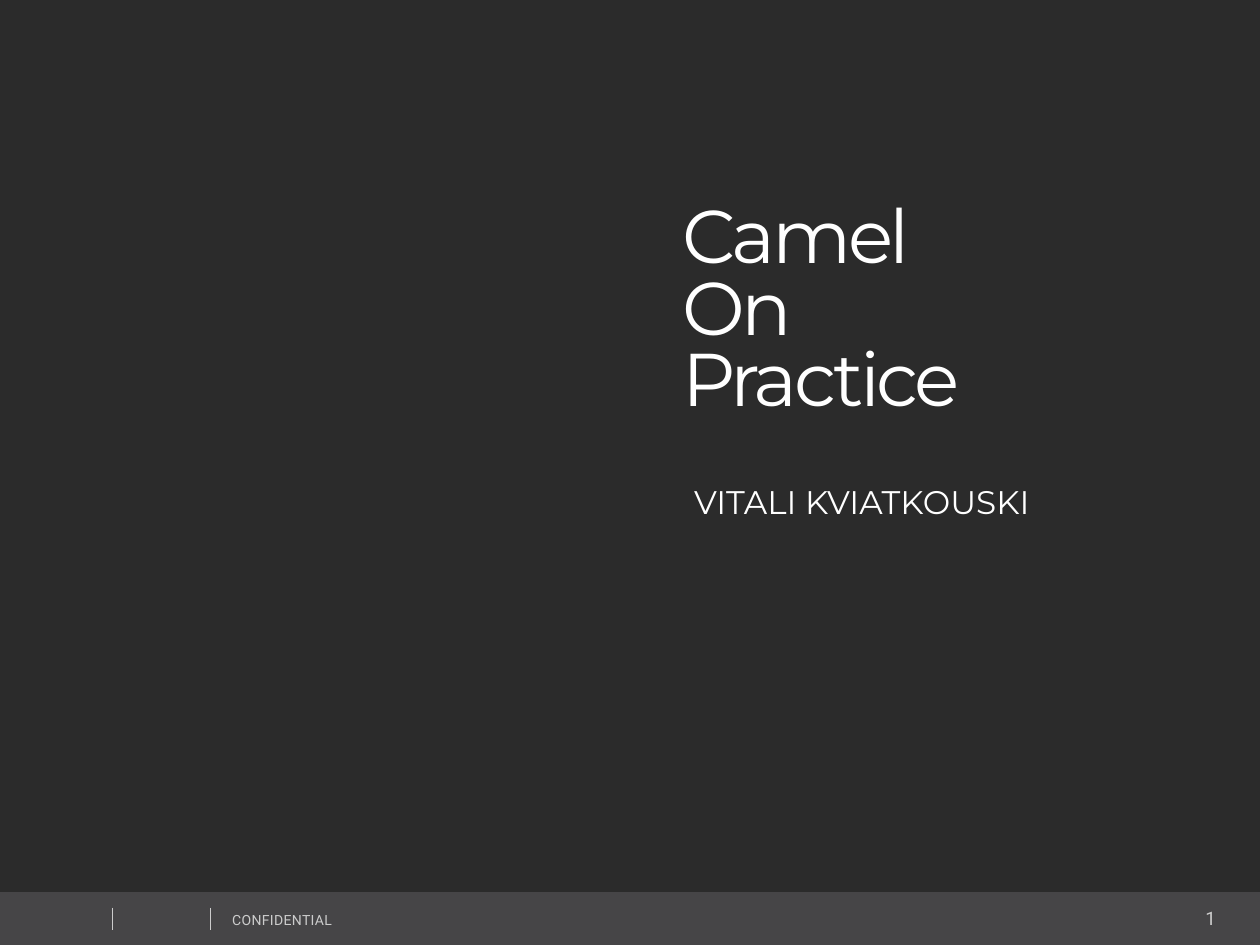
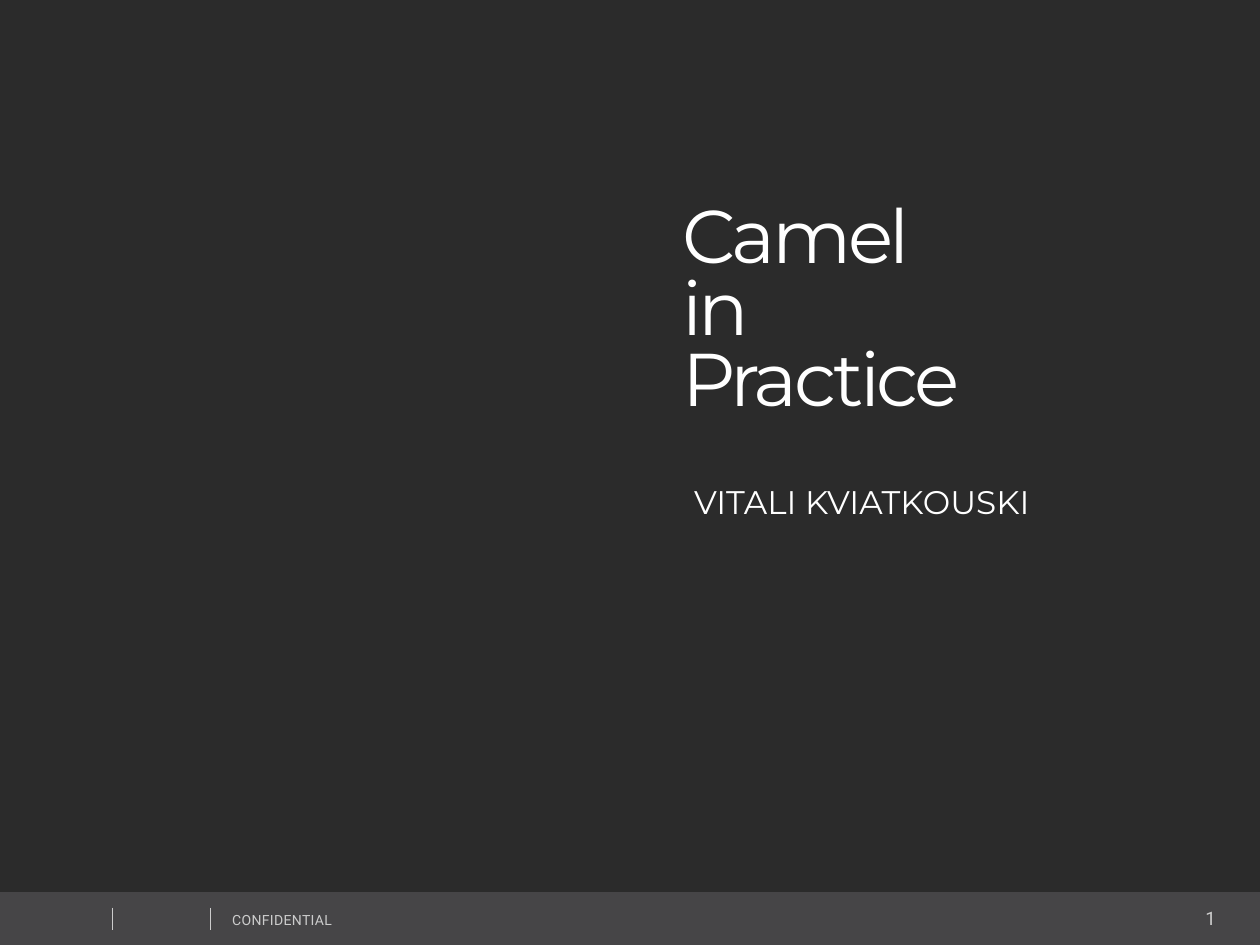
Before and after one commit to vitali-kviatkouski/personal, a slide deck: slide 1 of CamelPresentationITWeek2017.pptx. Drawn at 1260x945 pixels with LibreOffice and Linux fonts; fonts in the diff are those of the drawing; background and template pictures are left out; a plain dark background stands for a picture behind light text. Boxes give left, top, right and bottom in pixels: in the first picture for what was removed or moved away, otherwise in the second. Text is boxed around its words. In the diff, an @@ line names an element or a change of style, - is before the commit and + after.

Commit message:
Grammar fix in camel presentation

```diff
--- a/CamelPresentationITWeek2017.pptx
+++ b/CamelPresentationITWeek2017.pptx
@@ text at box(682, 262, 749, 335): text changed @@
-On
+in
```
